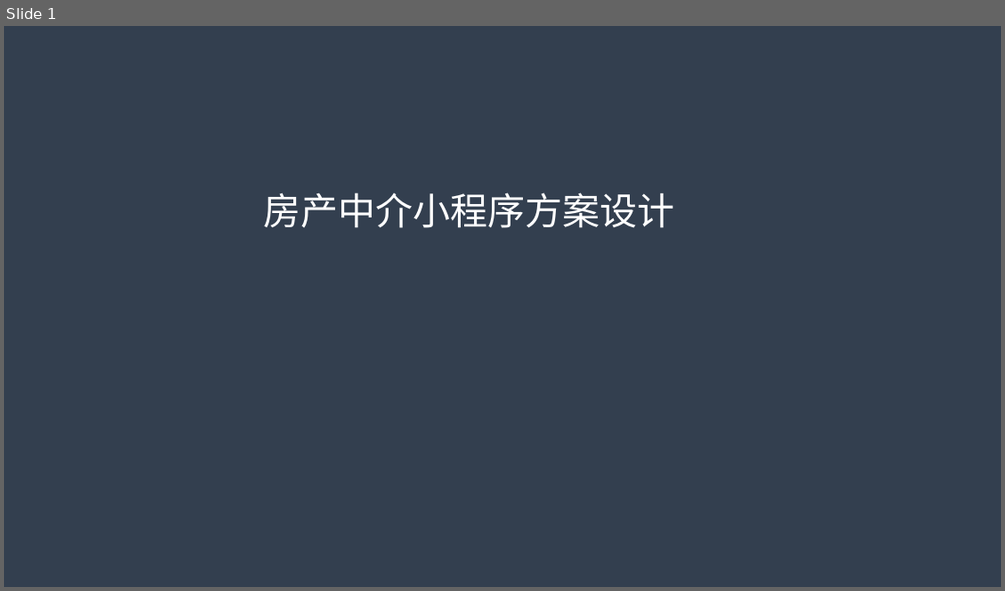
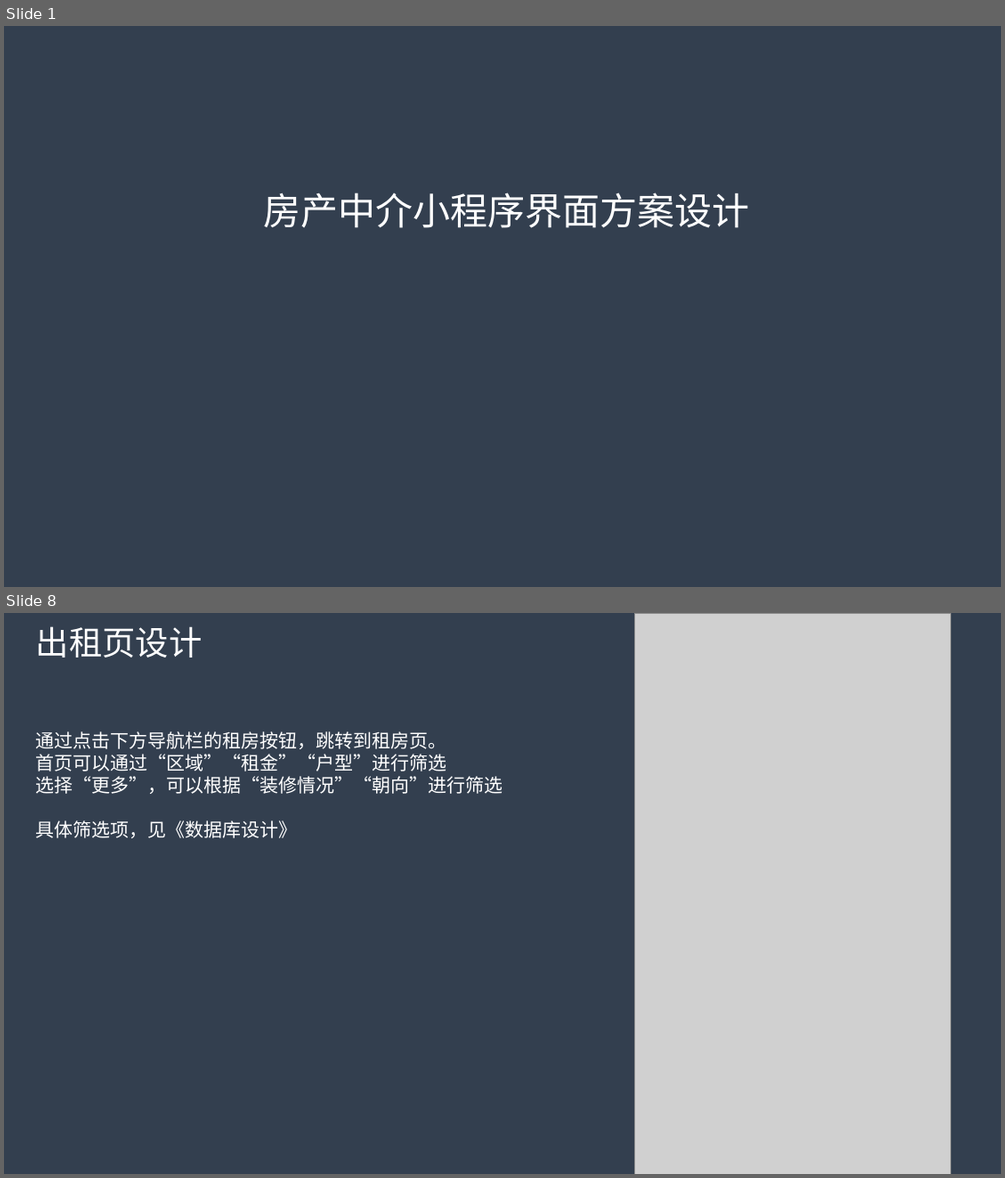
Before and after one commit to myfc-mp/myfc, a slide deck: docs/房产中介小程序方案设计.pptx. Shown one above the other, each under a label of ours: slide 1 before the commit, slides 1 and 8 after it; the slides between them are not shown. The pictures are 1005x591 and 1005x1178 pixels, drawn with LibreOffice and Linux fonts; fonts in the diff are those of the drawing; grey boxes stand for pictures. Boxes give left, top, right and bottom in pixels: in the first picture for what was removed or moved away, otherwise in the second. Text is boxed around its words. In the diff, an @@ line names an element or a change of style, - is before the commit and + after.

```diff
--- a/docs/房产中介小程序方案设计.pptx
+++ b/docs/房产中介小程序方案设计.pptx
@@ slide 8 added at (4,613,1001,1174), background #333F50 @@
@@ text added at (36,626,202,657), 32 pt, text #FFFFFF @@
+出租页设计
@@ picture added at (634,613,951,1174) @@
@@ text added at (36,731,503,838), 18 pt, text #FFFFFF @@
+通过点击下方导航栏的租房按钮，跳转到租房页。
+首页可以通过“区域”“租金”“户型”进行筛选
+选择“更多”，可以根据“装修情况”“朝向”进行筛选
+具体筛选项，见《数据库设计》
@@ slide 1 changed as well @@
@@ text at (264,192,750,228): text changed @@
-房产中介小程序方案设计
+房产中介小程序界面方案设计
```
Also in this commit, not shown: 2 other slides changed, 6 other slides added, 8 slides removed.
